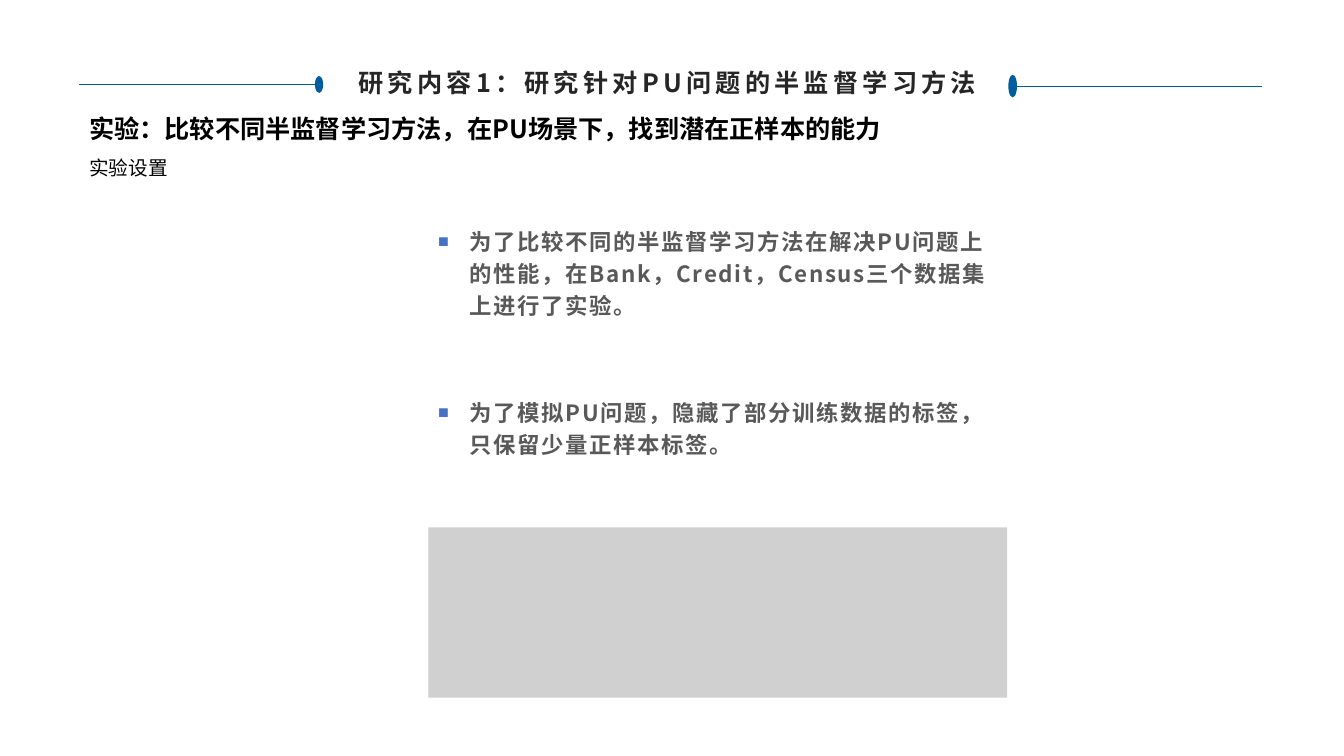
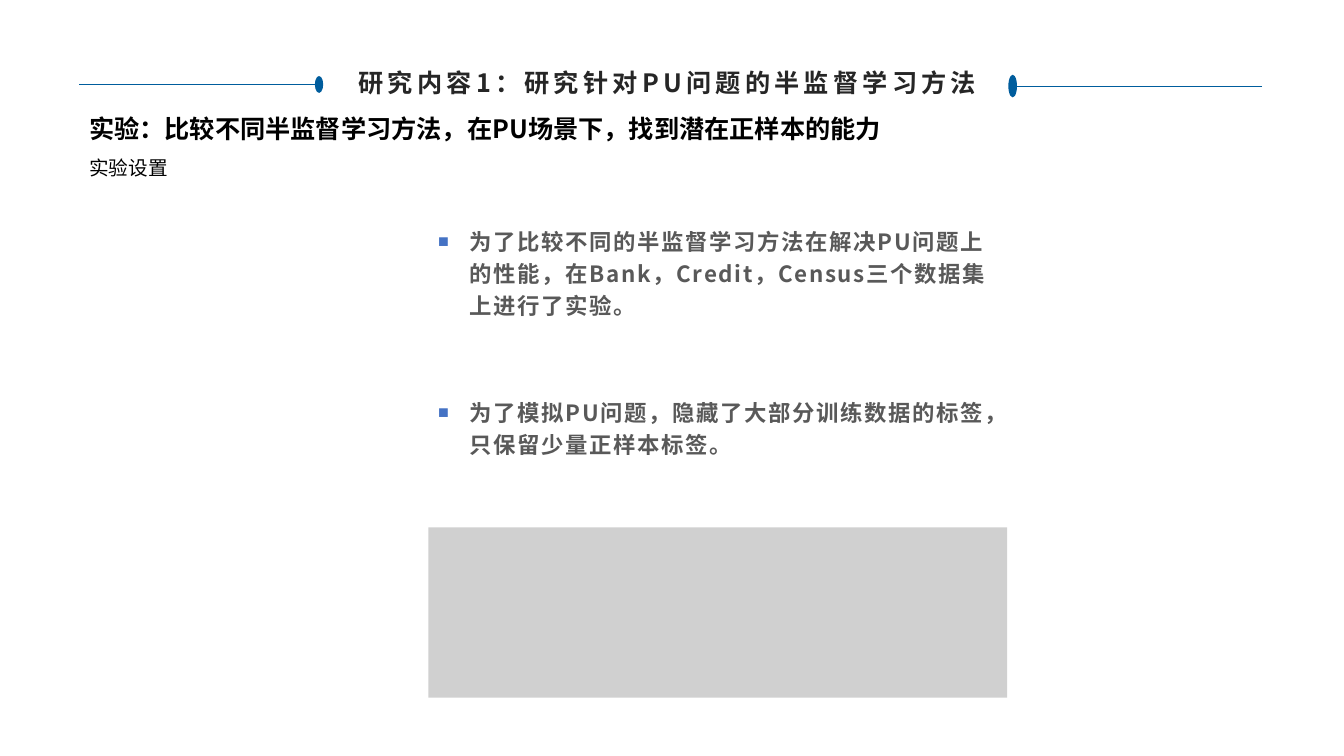
Before and after one commit to lvjiuluan/idea-projects, a slide deck: slide 15 of Git桌面-不放大文件/中期准备/中期报告和ppt/我的中期/吕九峦-中期PPT - v1.3.pptx. Drawn at 1344x756 pixels with LibreOffice and Linux fonts; fonts in the diff are those of the drawing; grey boxes stand for pictures; background and template pictures are left out. Boxes give left, top, right and bottom in pixels: in the first picture for what was removed or moved away, otherwise in the second. Text is boxed around its words. In the diff, an @@ line names an element or a change of style, - is before the commit and + after.

```diff
--- a/Git桌面-不放大文件/中期准备/中期报告和ppt/我的中期/吕九峦-中期PPT - v1.3.pptx
+++ b/Git桌面-不放大文件/中期准备/中期报告和ppt/我的中期/吕九峦-中期PPT - v1.3.pptx
@@ text at [470,402,1007,455]: text changed @@
-■ 为了模拟PU问题，隐藏了部分训练数据的标签，只保留少量正样本标签。
+■ 为了模拟PU问题，隐藏了大部分训练数据的标签，只保留少量正样本标签。
```
Also in this commit, not shown: 4 other slides changed.
